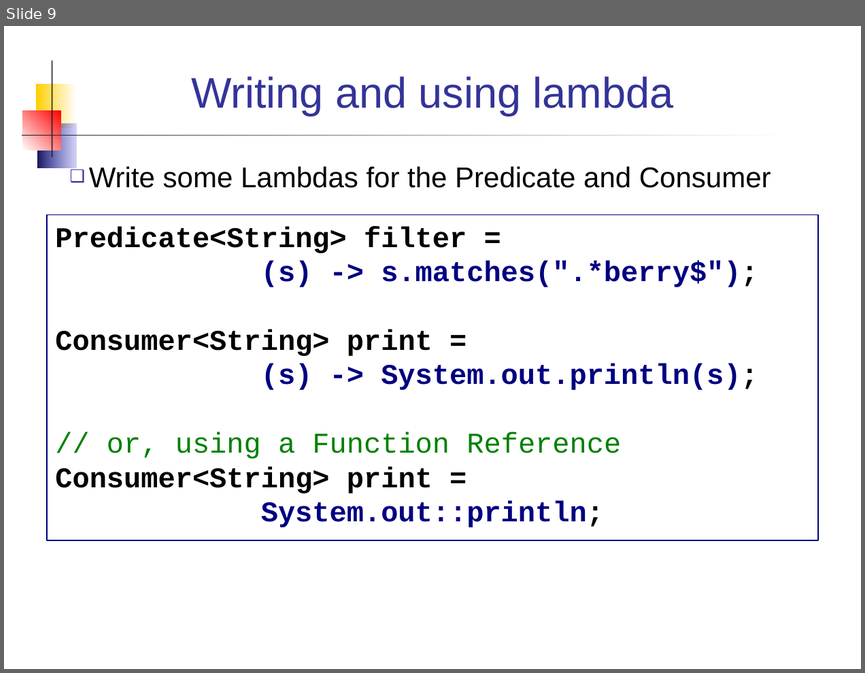
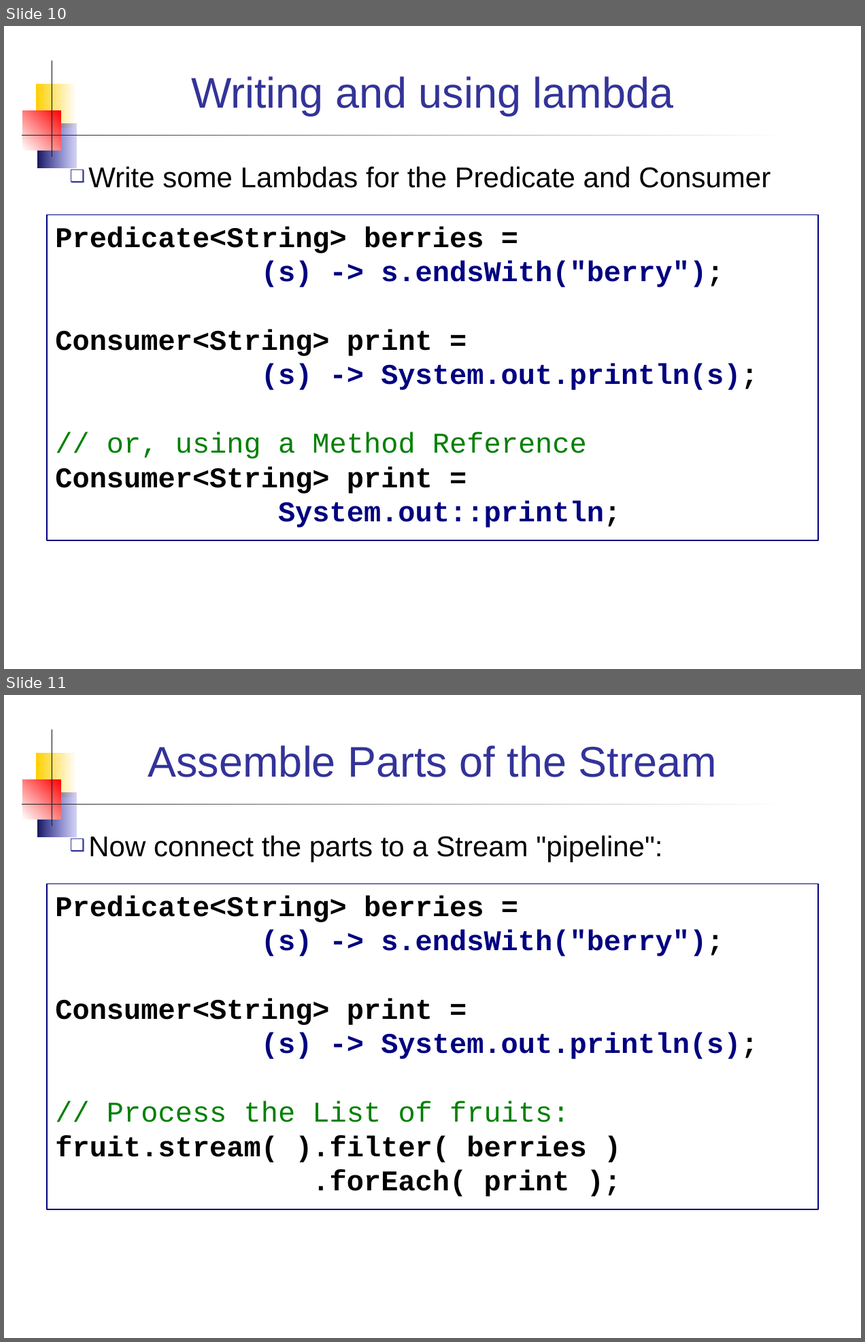
Before and after one commit to skeoop/skeoop.github.io, a slide deck: week14/Streams.ppt. Shown one above the other, each under a label of ours: slide 9 before the commit, slides 10 and 11 after it. The pictures are 865x673 and 865x1342 pixels, drawn with LibreOffice and Linux fonts; fonts in the diff are those of the drawing. Boxes give left, top, right and bottom in pixels: in the first picture for what was removed or moved away, otherwise in the second. Text is boxed around its words. In the diff, an @@ line names an element or a change of style, - is before the commit and + after.

Commit message:
Update Stream examples, update schedule

```diff
--- a/week14/Streams.ppt
+++ b/week14/Streams.ppt
@@ slide 11 added at [4, 695, 861, 1338], background #FFFFFF; not listed: 5 template elements that a slide beside it also shows @@
@@ title added at [148, 745, 717, 777], 36 pt, text #333399 @@
+Assemble Parts of the Stream
@@ text added at [88, 835, 662, 862], 24 pt, text #000000 @@
+❑ Now connect the parts to a Stream "pipeline":
@@ rectangle added at [47, 883, 818, 1209], outline #000080 0.74 pt, 24 pt, text #000000, bold @@
+Predicate<String> berries =
+(s) -> s.endsWith("berry");
+Consumer<String> print =
+(s) -> System.out.println(s);
+// Process the List of fruits:
+fruit.stream( ).filter( berries )
+.forEach( print );
@@ what was slide 9 is now slide 10 @@
@@ slide 10 changed as well @@
@@ text in rectangle at [55, 226, 723, 287]: text changed; text colour #000080 to #000000 @@
-Predicate<String> filter =
-(s) -> s.matches(".*berry$");
+Predicate<String> berries =
+(s) -> s.endsWith("berry");
@@ text in rectangle at [107, 432, 587, 458]: text changed @@
-// or, using a Function Reference
+// or, using a Method Reference
```
Also in this commit, not shown: 9 other slides changed, 5 other slides added, 2 other files.
